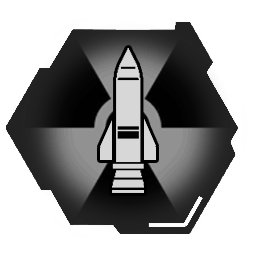
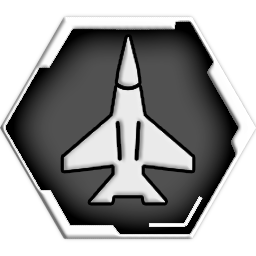
Layer changes from the first 256×256 image to the second:
added layer "Aircon" above "Salvage" over [63, 37, 193, 203]
removed layer "Launcher" over [99, 48, 156, 193]
renamed "Layer 1" to "Launcher", hid it, painted on it over [8, 14, 248, 242]
painted on "Empty Point" over [0, 17, 256, 239]
added layer "Outline" above "Full Point" over [0, 16, 256, 240]
showed "Full Point" over [0, 17, 256, 239]